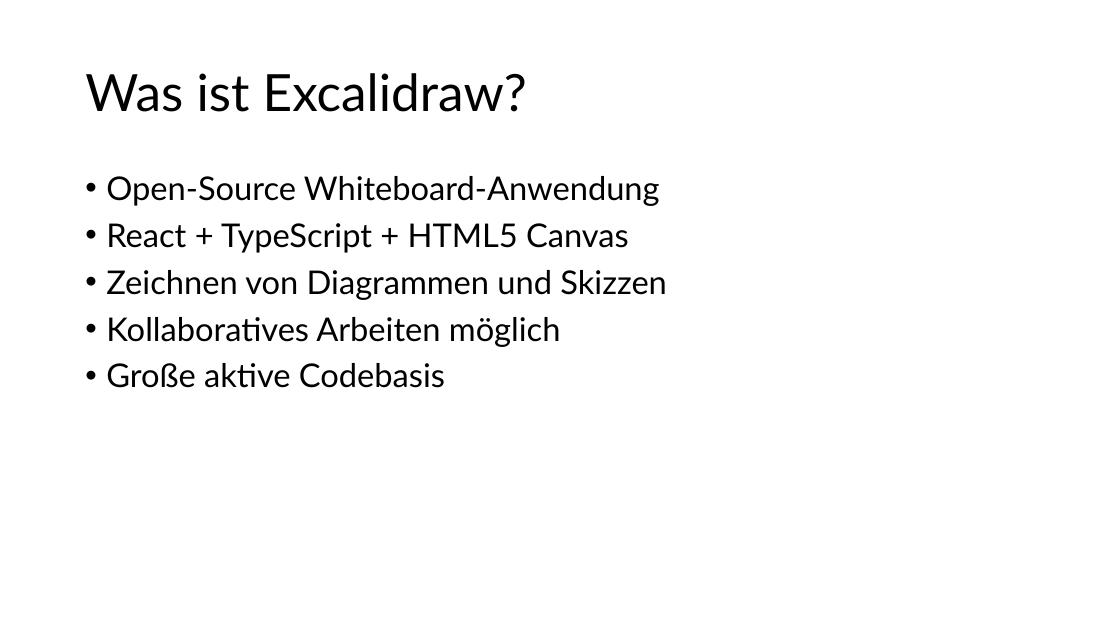
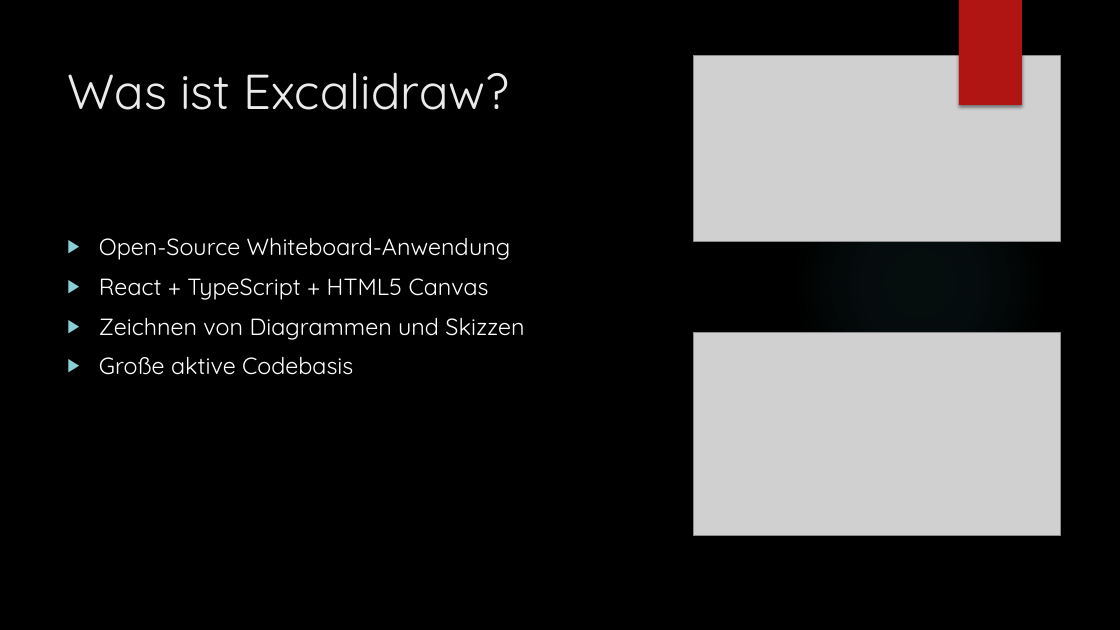
Before and after one commit to Jimbknight/excalidraw, a slide deck: slide 2 of Presentation.pptx. Drawn at 1120x630 pixels with LibreOffice and Linux fonts; fonts in the diff are those of the drawing; grey boxes stand for pictures; background and template pictures are left out. Boxes give left, top, right and bottom in pixels: in the first picture for what was removed or moved away, otherwise in the second. Text is boxed around its words. In the diff, an @@ line names an element or a change of style, - is before the commit and + after.

```diff
--- a/Presentation.pptx
+++ b/Presentation.pptx
@@ background #FFFFFF to picture (left out) @@
@@ rectangle added at (959, 0, 1022, 105), fill #B01513 @@
@@ title "Was ist Excalidraw?": place and size @@
-title "Was ist Excalidraw?" at (85, 73, 527, 112)
+title "Was ist Excalidraw?" at (68, 72, 509, 110)
@@ title "Was ist Excalidraw?" at (68, 72, 509, 110): size 44 to 42 pt, font Lato to Quicksand, text colour #000000 to #EBEBEB; line spacing 0.9 to 1; vertical alignment middle to top @@
@@ picture added at (694, 56, 1060, 241) @@
@@ ellipse added at (791, 154, 1049, 413), fill gradient #50B9C1 @@
@@ text "Open-Source Whiteboard-Anwendung": place and size @@
-text "Open-Source Whiteboard-Anwendung" at (106, 176, 666, 388)
+text "Open-Source Whiteboard-Anwendung" at (99, 237, 524, 375)
@@ text "Open-Source Whiteboard-Anwendung" at (99, 237, 524, 375): size 28 to 20 pt, font Lato to Quicksand, text colour #000000 to #FFFFFF; bullet • to ▶; line spacing 0.9 to 1 @@
@@ text at (106, 317, 561, 347): paragraph removed @@
-• Kollaboratives Arbeiten möglich
@@ picture added at (694, 333, 1060, 536) @@
```
Also in this commit, not shown: 9 other slides changed, 2 slides removed.
